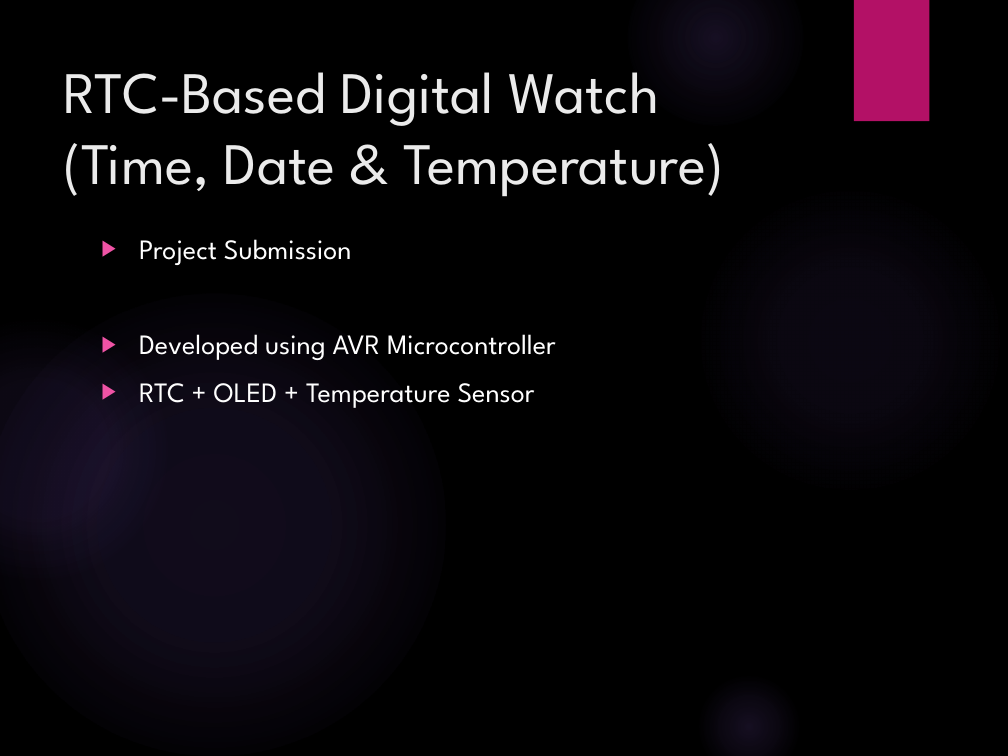
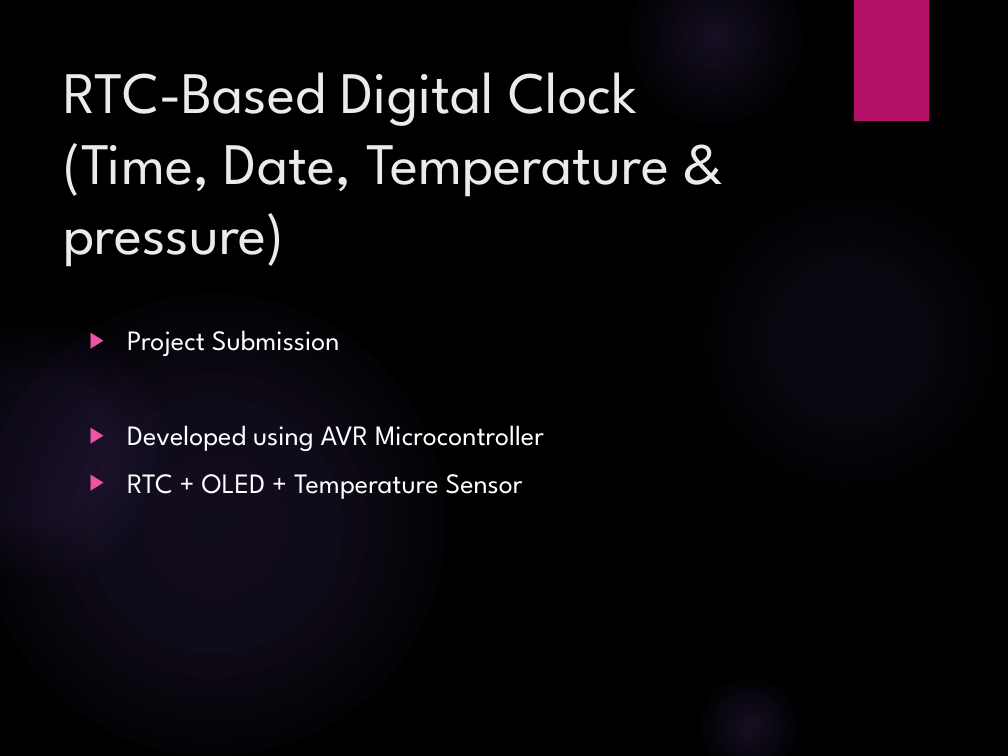
Before and after one commit to gsmanees/Embedded_Systems, a slide deck: slide 1 of AVR/Mini Project - Clock with room temperature & Pressure/watch_temp_pressure/RTC_Watch_Project_BMP280.pptx. Drawn at 1008x756 pixels with LibreOffice and Linux fonts; fonts in the diff are those of the drawing; background and template pictures are left out. Boxes give left, top, right and bottom in pixels: in the first picture for what was removed or moved away, otherwise in the second. Text is boxed around its words. In the diff, an @@ line names an element or a change of style, - is before the commit and + after.

Commit message:
RTC clock project updated

```diff
--- a/AVR/Mini Project - Clock with room temperature & Pressure/watch_temp_pressure/RTC_Watch_Project_BMP280.pptx
+++ b/AVR/Mini Project - Clock with room temperature & Pressure/watch_temp_pressure/RTC_Watch_Project_BMP280.pptx
@@ title at (x1=63, y1=72, x2=669, y2=267): text changed @@
-RTC-Based Digital Watch
-(Time, Date & Temperature)
+RTC-Based Digital Clock
+(Time, Date, Temperature & pressure)
@@ text "Project Submission" moved from (x1=139, y1=239, x2=556, y2=408) to (x1=127, y1=330, x2=544, y2=499) @@
```
Also in this commit, not shown: 3 other slides changed, 1 slide removed, 3 other files.
